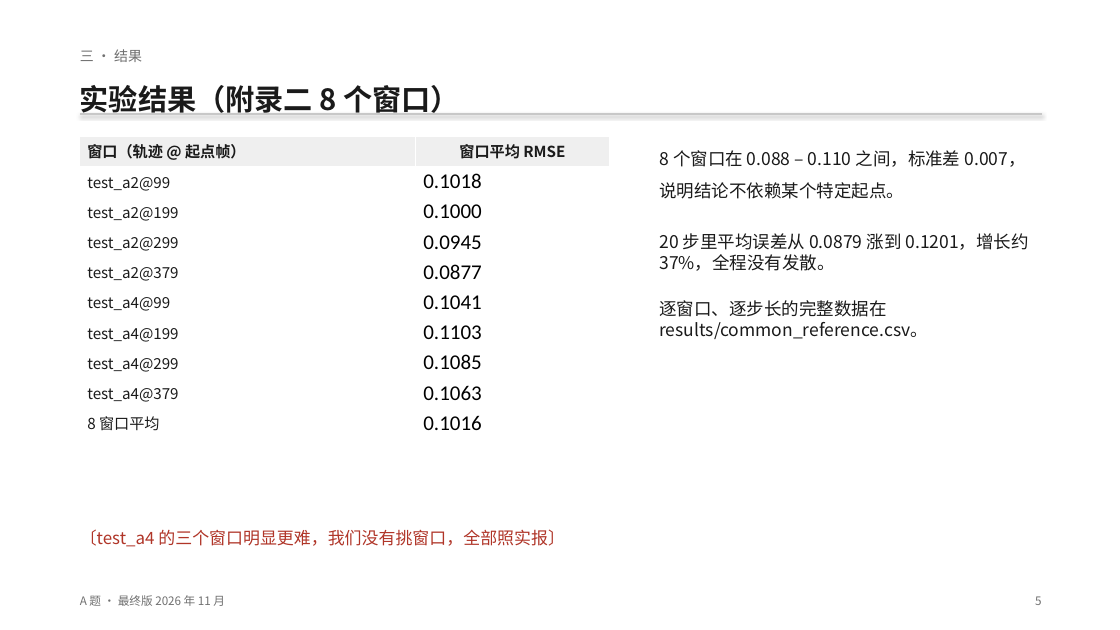
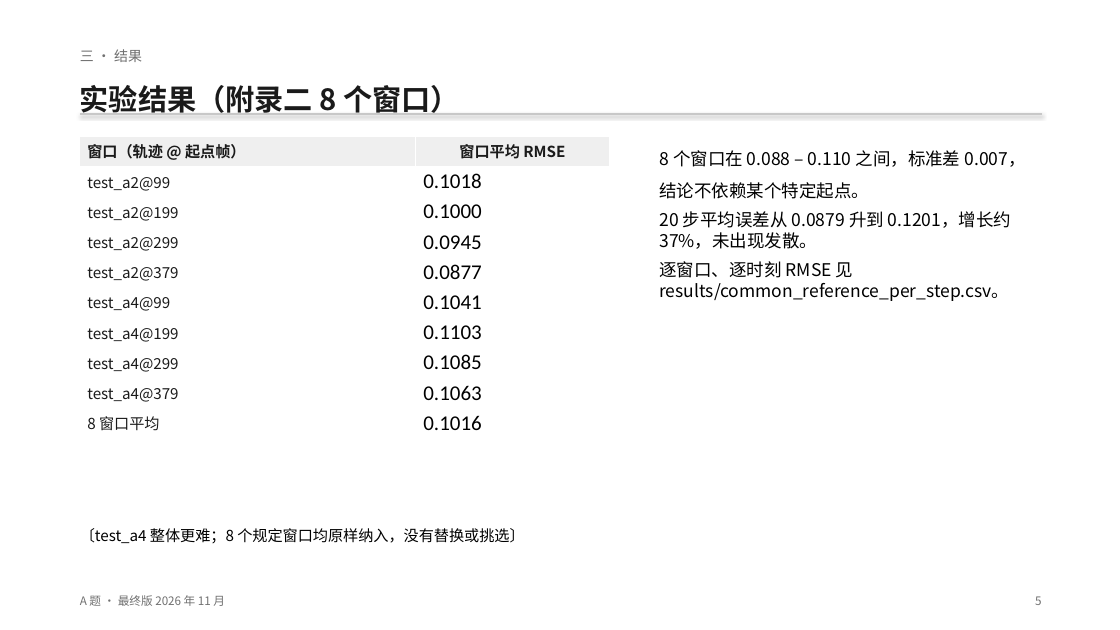
Before and after one commit to tuofeilun711/-A-, a slide deck: slide 5 of deliverables/A题_POD-AR_答辩汇报.pptx. Drawn at 1120x630 pixels with LibreOffice and Linux fonts; fonts in the diff are those of the drawing. Boxes give left, top, right and bottom in pixels: in the first picture for what was removed or moved away, otherwise in the second. Text is boxed around its words. In the diff, an @@ line names an element or a change of style, - is before the commit and + after.

Commit message:
Correct evaluation artifacts and uncertainty analysis
- add per-horizon common-reference output
- execute and report 20-member ensemble reliability
- add a strict forward-only Q3 ablation
- align validation protocol and revise the presentation

```diff
--- a/deliverables/A题_POD-AR_答辩汇报.pptx
+++ b/deliverables/A题_POD-AR_答辩汇报.pptx
@@ text at [659,150,1025,301]: text changed; text colour #1A1A1A to #000000 @@
-8 个窗口在 0.088 – 0.110 之间，标准差 0.007，说明结论不依赖某个特定起点。
-20 步里平均误差从 0.0879 涨到 0.1201，增长约 37%，全程没有发散。
-逐窗口、逐步长的完整数据在 results/common_reference.csv。
+8 个窗口在 0.088 – 0.110 之间，标准差 0.007，结论不依赖某个特定起点。
+20 步平均误差从 0.0879 升到 0.1201，增长约 37%，未出现发散。
+逐窗口、逐时刻 RMSE 见 results/common_reference_per_step.csv。
@@ text at [80,528,524,543]: text changed; size 14.5 to 13 pt; text colour #B03528 to #000000 @@
-〔test_a4 的三个窗口明显更难，我们没有挑窗口，全部照实报〕
+〔test_a4 整体更难；8 个规定窗口均原样纳入，没有替换或挑选〕
```
Also in this commit, not shown: 6 other slides changed, 23 other files.
